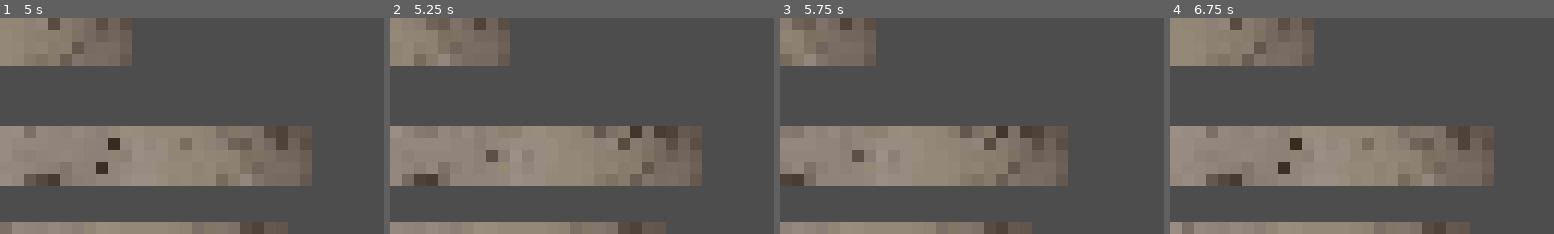
Above: before the commit, frames 1-4 (left to right).
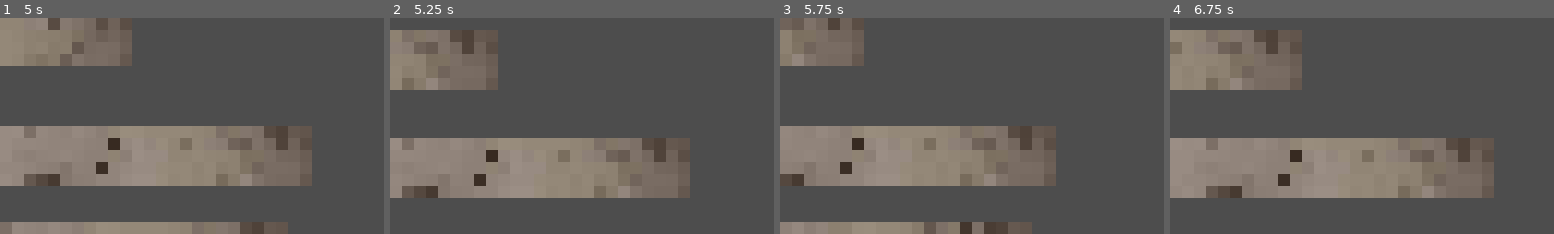
Above: after the commit, the same moments.

Repository: BigGaetan/Doom-rogue-like
Game: Godot game, scene res://scenes/level.tscn
The game is run twice, just before and just after one commit, with the same random seed, the same clock (stepped at 60 frames per second) and the same inputs.
Inputs:
- Up to frame 1 (5 s): tap Enter (ui_accept) at 0.5, 0.77, 1.52, 3.02, 3.77, 4.52 s; hold Right (ui_right) 0.53-2.03 s; tap E (cast_spell) every 0.75 s from 0.6 to 4.35 s; hold Left (ui_left) 2.03-2.78 s; hold Right (ui_right) 2.78-4.28 s; tap Escape (ui_cancel) at 4.15 s; hold Left (ui_left) from 4.28 s (still down)
- Up to frame 2 (5.25 s): release Left (ui_left) at 5.03 s; hold Right (ui_right) from 5.03 s (still down); tap E (cast_spell) at 5.1 s
- Up to frame 3 (5.75 s): keep holding Right (ui_right)
- Up to frame 4 (6.75 s): release Right (ui_right) at 5.78 s; hold Left (ui_left) from 5.78 s (still down); tap E (cast_spell) at 5.85, 6.6 s; tap Enter (ui_accept) at 6.02 s

Frame 1 is identical in both runs. In frame 2, 19% of the frame differs, in the area x 0-82%, y 0-100%; in frame 3, 3.1%; in frame 4, 21%.

Commit message:
add knockback

Diff:
--- a/scripts/enemy.gd
+++ b/scripts/enemy.gd
@@ -98,7 +98,7 @@
 
 func _on_attaque_area_body_entered(body: Node2D) -> void:
 	if body.is_in_group("player"):
-		body.take_damage(2)
+		body.take_damage(2, global_position)
 		can_attack = false
 		await get_tree().create_timer(1.0).timeout
 		can_attack = true
--- a/scripts/player.gd
+++ b/scripts/player.gd
@@ -6,6 +6,12 @@
 
 const SPEED = 100.0
 const JUMP_VELOCITY = -135.0
+
+var knockback_force = 300
+var knockback_vertical = -200
+
+var is_knockback = false
+var knockback_timer = 0.2
 
 # HP
 var max_hp = 10
@@ -49,12 +55,17 @@
 	if velocity.x != 0:
 		anim.flip_h = velocity.x < 0
 
-	# test pour l'ajout et reduction des bars
-	if Input.is_action_just_pressed("ui_cancel"):
-		add_xp(3)
+	if is_knockback :
+		move_and_slide()
+		return
 
-	if Input.is_action_just_pressed("ui_up"):
-		take_damage(1)
+
+	## test pour l'ajout et reduction des bars
+	#if Input.is_action_just_pressed("ui_cancel"):
+		#add_xp(3)
+	#
+	#if Input.is_action_just_pressed("ui_up"):
+		#take_damage(1)
 
 	if Input.is_action_just_pressed("cast_spell") and not is_casting:
 		start_cast()
@@ -71,6 +82,9 @@
 		anim.play(name)
 
 func updated_animation():
+	if is_knockback:
+		#play_anim("hit")
+		return
 	if is_casting:
 		play_anim("cast")
 		return
@@ -102,10 +116,10 @@
 
 	print("Level Up \n level : ", level)
 
-func take_damage(amount):
+func take_damage(amount, source_position = null):
 	hp -= amount
 	hp = max(hp, 0)
-	print("hp : ", hp)
+	apply_knockback(source_position)
 
 	if hp == 0:
 		die()
@@ -115,6 +129,22 @@
 	hp = max_hp
 	mana = max_mana
 	global_position = Vector2(0, 0)
+
+func apply_knockback(source_position):
+	is_knockback = true
+
+	var dir = 0
+
+	if source_position != null:
+		dir = sign(global_position.x - source_position)
+	else :
+		dir = -1 if anim.flip_h else 1
+
+	velocity.x = dir * knockback_force
+	velocity.y = knockback_vertical
+
+	await get_tree().create_timer(knockback_timer).timeout
+	is_knockback = false
 
 func reduce_mana(amount):
 	if amount > mana:
